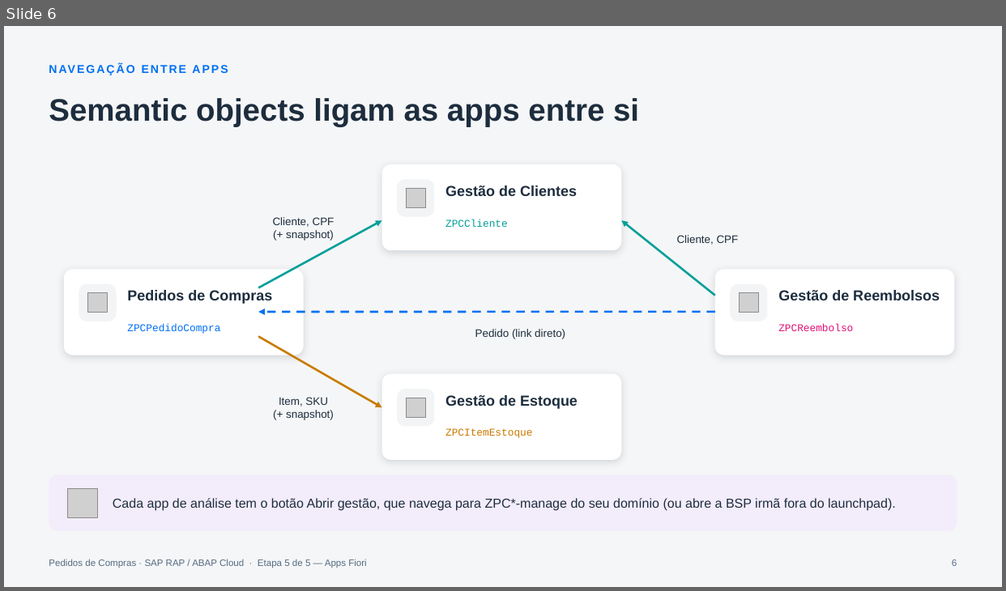
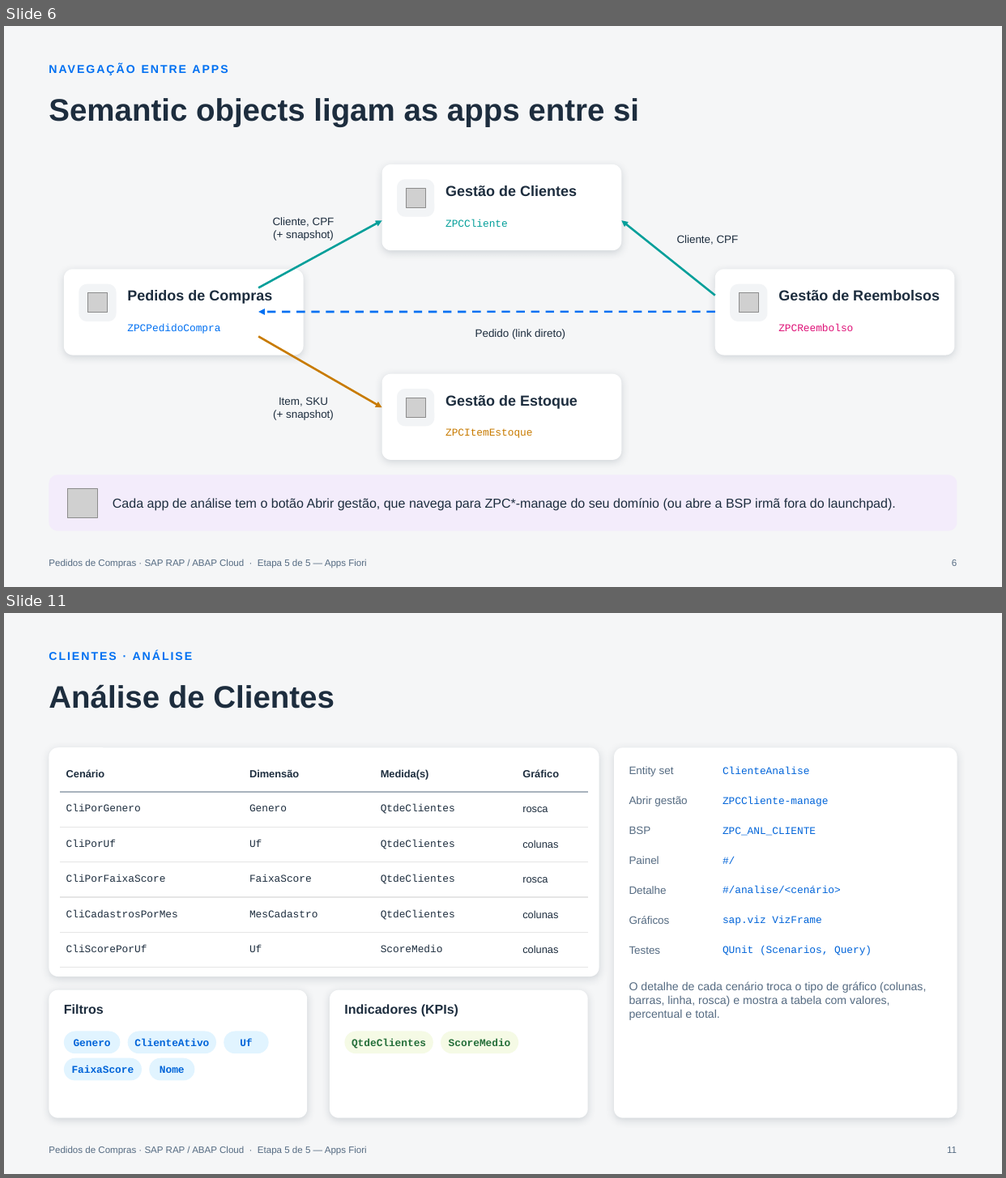
Before and after one commit to AdrianoBispo/sap-abap-rap-pedidos-de-compras-app, a slide deck: docs/apresentacoes/05-apps-fiori.pptx. Shown one above the other, each under a label of ours: slide 6 before the commit, slides 6 and 11 after it; the slides between them are not shown. The pictures are 1006x591 and 1006x1178 pixels, drawn with LibreOffice and Linux fonts; fonts in the diff are those of the drawing; grey boxes stand for pictures. Boxes give left, top, right and bottom in pixels: in the first picture for what was removed or moved away, otherwise in the second. Text is boxed around its words. In the diff, an @@ line names an element or a change of style, - is before the commit and + after.

```diff
--- a/docs/apresentacoes/05-apps-fiori.pptx
+++ b/docs/apresentacoes/05-apps-fiori.pptx
@@ slide 11 added at bbox=[4, 613, 1002, 1174], background #F5F6F7; not listed: 1 template element that a slide beside it also shows @@
@@ text added at bbox=[49, 651, 193, 660], 11 pt, text #0070F2, bold @@
+CLIENTES · ANÁLISE
@@ title added at bbox=[49, 684, 334, 709], 30 pt, text #1D2D3E, bold @@
+Análise de Clientes
@@ rounded rectangle added at bbox=[49, 747, 599, 977], fill #FFFFFF @@
@@ table added at bbox=[60, 756, 588, 956], 6 rows, 4 columns @@
+Cenário | Dimensão | Medida(s) | Gráfico
+CliPorGenero | Genero | QtdeClientes | rosca
+CliPorUf | Uf | QtdeClientes | colunas
+CliPorFaixaScore | FaixaScore | QtdeClientes | rosca
+CliCadastrosPorMes | MesCadastro | QtdeClientes | colunas
+CliScorePorUf | Uf | ScoreMedio | colunas
@@ rounded rectangle added at bbox=[614, 747, 957, 1118], fill #FFFFFF @@
@@ text added at bbox=[629, 766, 674, 777], 10.5 pt, text #556B82 @@
+Entity set
@@ text added at bbox=[722, 766, 809, 774], 10 pt, text #0064D9 @@
+ClienteAnalise
@@ text added at bbox=[629, 796, 687, 807], 10.5 pt, text #556B82 @@
+Abrir gestão
@@ text added at bbox=[722, 796, 828, 807], 10 pt, text #0064D9 @@
+ZPCCliente-manage
@@ text added at bbox=[629, 826, 651, 834], 10.5 pt, text #556B82 @@
+BSP
@@ text added at bbox=[722, 827, 816, 836], 10 pt, text #0064D9 @@
+ZPC_ANL_CLIENTE
@@ text added at bbox=[722, 849, 946, 871], 10 pt, text #0064D9 @@
+#/
@@ text added at bbox=[629, 856, 659, 864], 10.5 pt, text #556B82 @@
+Painel
@@ text added at bbox=[629, 886, 667, 894], 10.5 pt, text #556B82 @@
+Detalhe
@@ text added at bbox=[722, 886, 841, 893], 10 pt, text #0064D9 @@
+#/analise/<cenário>
@@ text added at bbox=[629, 916, 670, 924], 10.5 pt, text #556B82 @@
+Gráficos
@@ text added at bbox=[722, 916, 821, 926], 10 pt, text #0064D9 @@
+sap.viz VizFrame
@@ text added at bbox=[629, 946, 661, 954], 10.5 pt, text #556B82 @@
+Testes
@@ text added at bbox=[722, 946, 872, 956], 10 pt, text #0064D9 @@
+QUnit (Scenarios, Query)
@@ rounded rectangle added at bbox=[49, 990, 307, 1118], fill #FFFFFF @@
@@ rounded rectangle added at bbox=[330, 990, 588, 1118], fill #FFFFFF @@
@@ text added at bbox=[629, 982, 926, 1020], 11 pt, text #556B82 @@
+O detalhe de cada cenário troca o tipo de gráfico (colunas, barras, linha, rosca) e mostra a tabela com valores, percentual e total.
@@ text added at bbox=[64, 1004, 104, 1014], 12.5 pt, text #1D2D3E, bold @@
+Filtros
@@ text added at bbox=[344, 1004, 458, 1017], 12.5 pt, text #1D2D3E, bold @@
+Indicadores (KPIs)
@@ rounded rectangle added at bbox=[64, 1032, 120, 1054], fill #E1F4FF, 10 pt, text #0064D9, bold @@
+Genero
@@ rounded rectangle added at bbox=[127, 1032, 216, 1054], fill #E1F4FF, 10 pt, text #0064D9, bold @@
+ClienteAtivo
@@ rounded rectangle added at bbox=[224, 1032, 269, 1054], fill #E1F4FF, 10 pt, text #0064D9, bold @@
+Uf
@@ rounded rectangle added at bbox=[345, 1032, 433, 1054], fill #F5FAE5, 10 pt, text #256F3A, bold @@
+QtdeClientes
@@ rounded rectangle added at bbox=[441, 1032, 518, 1054], fill #F5FAE5, 10 pt, text #256F3A, bold @@
+ScoreMedio
@@ rounded rectangle added at bbox=[64, 1059, 142, 1081], fill #E1F4FF, 10 pt, text #0064D9, bold @@
+FaixaScore
@@ rounded rectangle added at bbox=[149, 1059, 195, 1081], fill #E1F4FF, 10 pt, text #0064D9, bold @@
+Nome
@@ page number added at bbox=[947, 1147, 957, 1153], 9 pt, text #556B82 @@
+11
```
Also in this commit, not shown: 7 slides changed, 15 other slides added, 3 slides removed.
